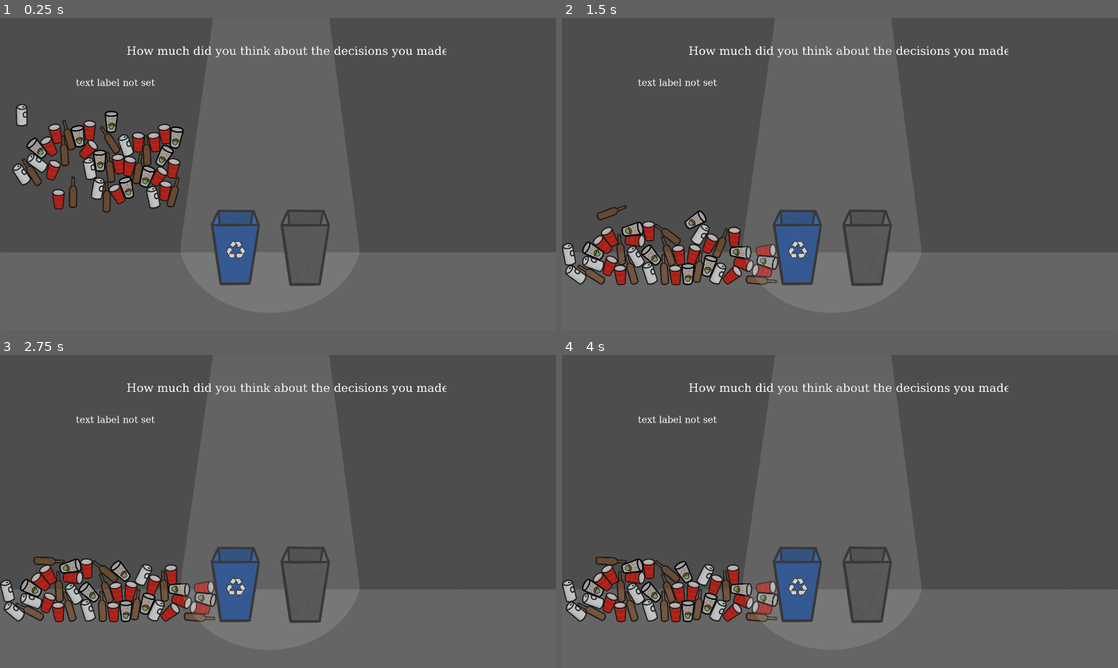
Above: before the commit, frames 1-4 (two rows, left to right).
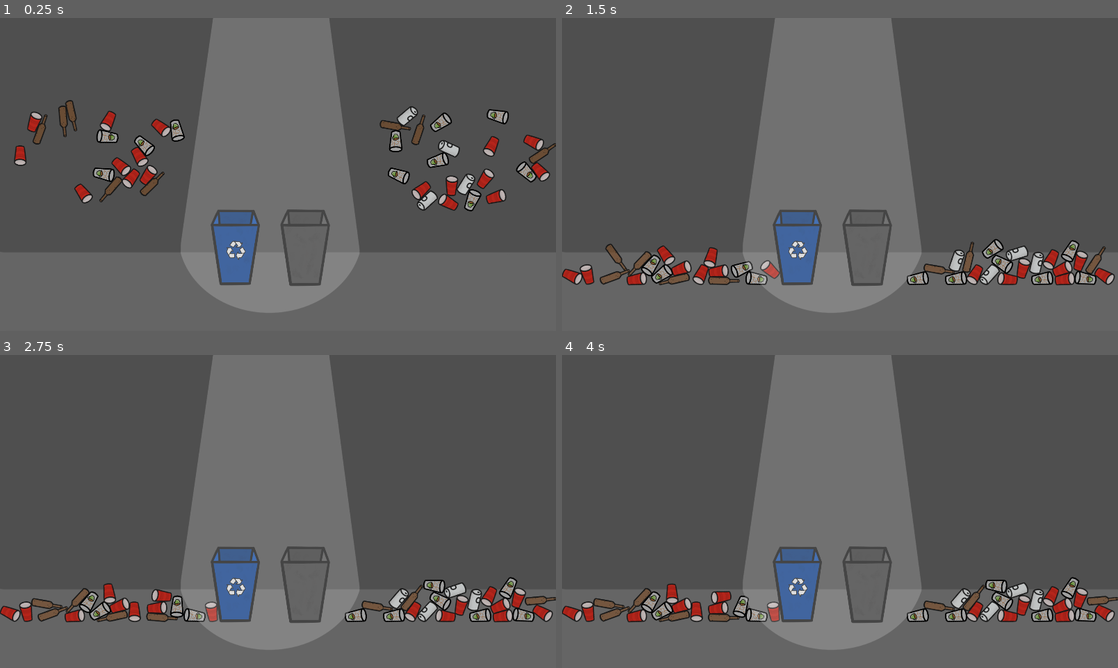
Above: after the commit, the same moments.

Repository: benzhenwen/Garbage.
Game: Godot game, scene res://scenes/main.tscn
The game is run twice, just before and just after one commit, with the same random seed, the same clock (stepped at 60 frames per second) and the same inputs. Before the commit the project starts from res://main.tscn.
Inputs (mouse positions are in pixels of both pictures, inside the frame that each line leads up to):
- Up to frame 1 (0.25 s): no input
- Up to frame 2 (1.5 s): move the mouse to (628, 180) at 0.52 s; click (628, 180) at 0.67 s; move the mouse to (612, 190) at 1.27 s; click (612, 190) at 1.42 s
- Up to frame 3 (2.75 s): move the mouse to (183, 602) at 2.02 s; click (183, 602) at 2.17 s
- Up to frame 4 (4 s): move the mouse to (739, 589) at 2.77 s; click (739, 589) at 2.92 s; tap Enter at 3.5 s; move the mouse to (706, 574) at 3.52 s; click (706, 574) at 3.67 s

The runs differ from the first frame. In frame 1, 9.2% of the frame differs, in the area x 2-100%, y 8-63%; in frame 2, 8.8%; in frame 3, 8.8%; in frame 4, 8.8%.

Commit message:
first draft done pretty much

Diff:
--- a/end_card.tscn
+++ /dev/null
@@ -1,35 +0,0 @@
-[gd_scene load_steps=3 format=3 uid="uid://buqlddwomm3v"]
-
-[ext_resource type="SystemFont" uid="uid://r6tif6e33pks" path="res://system_font.tres" id="1_175tn"]
-[ext_resource type="Script" path="res://scripts/end_card_manager.gd" id="1_pqf5e"]
-
-[node name="End Card" type="Node2D"]
-script = ExtResource("1_pqf5e")
-
-[node name="Top Text" type="RichTextLabel" parent="."]
-offset_left = 437.0
-offset_top = 95.0
-offset_right = 1542.0
-offset_bottom = 247.0
-theme_override_fonts/normal_font = ExtResource("1_175tn")
-theme_override_font_sizes/normal_font_size = 40
-text = "How much did you think about the decisions you made?"
-scroll_active = false
-autowrap_mode = 0
-deselect_on_focus_loss_enabled = false
-drag_and_drop_selection_enabled = false
-
-[node name="label_body_text" type="RichTextLabel" parent="."]
-unique_name_in_owner = true
-offset_left = 262.0
-offset_top = 208.0
-offset_right = 1764.0
-offset_bottom = 1074.0
-mouse_filter = 1
-theme_override_fonts/normal_font = ExtResource("1_175tn")
-theme_override_font_sizes/normal_font_size = 32
-text = "text label not set"
-scroll_active = false
-autowrap_mode = 0
-deselect_on_focus_loss_enabled = false
-drag_and_drop_selection_enabled = false
--- a/main.tscn
+++ /dev/null
@@ -1,59 +0,0 @@
-[gd_scene load_steps=8 format=3 uid="uid://df6mc4p7gt2yp"]
-
-[ext_resource type="Script" path="res://scripts/main.gd" id="1_1lta3"]
-[ext_resource type="Texture2D" uid="uid://ua1cpbir62w2" path="res://garbage_assets/IMG_0270.PNG" id="2_1agx3"]
-[ext_resource type="Texture2D" uid="uid://b1adfbfg2hcho" path="res://garbage_assets/IMG_0271.PNG" id="4_sduy4"]
-[ext_resource type="PackedScene" uid="uid://buqlddwomm3v" path="res://end_card.tscn" id="6_x0v68"]
-[ext_resource type="PackedScene" uid="uid://dyub1acwr27q7" path="res://garbage_objects/recycling_bin.tscn" id="8_klyyf"]
-[ext_resource type="PackedScene" uid="uid://bm8llavxslebb" path="res://garbage_objects/garbage_bin.tscn" id="9_l0aui"]
-
-[sub_resource type="WorldBoundaryShape2D" id="WorldBoundaryShape2D_n7pym"]
-
-[node name="Node2D" type="Node2D"]
-script = ExtResource("1_1lta3")
-
-[node name="s_floor" type="StaticBody2D" parent="."]
-position = Vector2(598, 920)
-
-[node name="floor" type="CollisionShape2D" parent="s_floor"]
-shape = SubResource("WorldBoundaryShape2D_n7pym")
-
-[node name="s_wall_l" type="StaticBody2D" parent="."]
-position = Vector2(0, 587)
-rotation = 1.5708
-
-[node name="floor" type="CollisionShape2D" parent="s_wall_l"]
-shape = SubResource("WorldBoundaryShape2D_n7pym")
-
-[node name="s_wall_r" type="StaticBody2D" parent="."]
-position = Vector2(1920, 612)
-
-[node name="floor" type="CollisionShape2D" parent="s_wall_r"]
-rotation = -1.5708
-shape = SubResource("WorldBoundaryShape2D_n7pym")
-
-[node name="s_ceil" type="StaticBody2D" parent="."]
-
-[node name="floor" type="CollisionShape2D" parent="s_ceil"]
-rotation = 3.14159
-shape = SubResource("WorldBoundaryShape2D_n7pym")
-
-[node name="floor_image" type="Sprite2D" parent="."]
-z_index = -3
-position = Vector2(960, 540)
-texture = ExtResource("2_1agx3")
-
-[node name="recycling bin" parent="." instance=ExtResource("8_klyyf")]
-position = Vector2(814, 817)
-
-[node name="trash bin" parent="." instance=ExtResource("9_l0aui")]
-position = Vector2(1056, 819)
-
-[node name="light" type="Sprite2D" parent="."]
-modulate = Color(0.760784, 0.760784, 0.760784, 1)
-z_index = 2
-position = Vector2(960, 540)
-texture = ExtResource("4_sduy4")
-
-[node name="End Card" parent="." instance=ExtResource("6_x0v68")]
-unique_name_in_owner = true
--- a/project.godot
+++ b/project.godot
@@ -11,7 +11,7 @@
 [application]
 
 config/name="garbage"
-run/main_scene="res://main.tscn"
+run/main_scene="res://scenes/main.tscn"
 config/features=PackedStringArray("4.3", "Forward Plus")
 config/icon="res://icon.svg"
 
--- /dev/null
+++ b/scenes/ending_physics_scene.tscn
@@ -0,0 +1,77 @@
+[gd_scene load_steps=6 format=3 uid="uid://ox63k4pnmafs"]
+
+[ext_resource type="PackedScene" uid="uid://cikbib3j3mbx7" path="res://garbage_objects/can.tscn" id="1_j2ukx"]
+[ext_resource type="PackedScene" uid="uid://bda4fsx1ppasx" path="res://garbage_objects/solo_cup.tscn" id="2_8j6xx"]
+[ext_resource type="PackedScene" uid="uid://difji667lqp3e" path="res://garbage_objects/bottle.tscn" id="3_61ljq"]
+[ext_resource type="PackedScene" uid="uid://ddy4kpob1fedt" path="res://garbage_objects/paper_cup.tscn" id="4_wx8hb"]
+
+[sub_resource type="RectangleShape2D" id="RectangleShape2D_w5rhf"]
+size = Vector2(84, 20)
+
+[node name="Ending Physics Scene" type="Node2D"]
+
+[node name="Can" parent="." instance=ExtResource("1_j2ukx")]
+position = Vector2(233, 278)
+
+[node name="Solo Cups" parent="." instance=ExtResource("2_8j6xx")]
+position = Vector2(233, 425)
+
+[node name="bottle" parent="." instance=ExtResource("3_61ljq")]
+position = Vector2(235, 595)
+
+[node name="paper_cup" parent="." instance=ExtResource("4_wx8hb")]
+position = Vector2(235, 749)
+
+[node name="StaticBody2D" type="StaticBody2D" parent="."]
+
+[node name="CollisionShape2D4" type="CollisionShape2D" parent="StaticBody2D"]
+position = Vector2(233, 797)
+shape = SubResource("RectangleShape2D_w5rhf")
+
+[node name="ColorRect" type="ColorRect" parent="StaticBody2D/CollisionShape2D4"]
+offset_left = -42.0
+offset_top = -11.0
+offset_right = 42.0
+offset_bottom = 10.0
+mouse_filter = 1
+color = Color(0.18359, 0.18359, 0.18359, 1)
+metadata/_edit_use_anchors_ = true
+
+[node name="CollisionShape2D3" type="CollisionShape2D" parent="StaticBody2D"]
+position = Vector2(233, 655)
+shape = SubResource("RectangleShape2D_w5rhf")
+
+[node name="ColorRect" type="ColorRect" parent="StaticBody2D/CollisionShape2D3"]
+offset_left = -42.0
+offset_top = -11.0
+offset_right = 42.0
+offset_bottom = 10.0
+mouse_filter = 1
+color = Color(0.18359, 0.18359, 0.18359, 1)
+metadata/_edit_use_anchors_ = true
+
+[node name="CollisionShape2D" type="CollisionShape2D" parent="StaticBody2D"]
+position = Vector2(233, 329)
+shape = SubResource("RectangleShape2D_w5rhf")
+
+[node name="ColorRect" type="ColorRect" parent="StaticBody2D/CollisionShape2D"]
+offset_left = -42.0
+offset_top = -11.0
+offset_right = 42.0
+offset_bottom = 10.0
+mouse_filter = 1
+color = Color(0.18359, 0.18359, 0.18359, 1)
+metadata/_edit_use_anchors_ = true
+
+[node name="CollisionShape2D2" type="CollisionShape2D" parent="StaticBody2D"]
+position = Vector2(233, 474)
+shape = SubResource("RectangleShape2D_w5rhf")
+
+[node name="ColorRect" type="ColorRect" parent="StaticBody2D/CollisionShape2D2"]
+offset_left = -42.0
+offset_top = -11.0
+offset_right = 42.0
+offset_bottom = 10.0
+mouse_filter = 1
+color = Color(0.18359, 0.18359, 0.18359, 1)
+metadata/_edit_use_anchors_ = true
--- /dev/null
+++ b/scenes/main.tscn
@@ -0,0 +1,176 @@
+[gd_scene load_steps=12 format=3 uid="uid://df6mc4p7gt2yp"]
+
+[ext_resource type="Script" path="res://scripts/main.gd" id="1_1lta3"]
+[ext_resource type="Texture2D" uid="uid://ua1cpbir62w2" path="res://garbage_assets/IMG_0270.PNG" id="2_1agx3"]
+[ext_resource type="Texture2D" uid="uid://b1adfbfg2hcho" path="res://garbage_assets/IMG_0271.PNG" id="4_sduy4"]
+[ext_resource type="SystemFont" uid="uid://r6tif6e33pks" path="res://system_font.tres" id="6_u8x5m"]
+[ext_resource type="Script" path="res://scripts/end_label.gd" id="7_3456h"]
+[ext_resource type="PackedScene" uid="uid://dyub1acwr27q7" path="res://garbage_objects/recycling_bin.tscn" id="8_klyyf"]
+[ext_resource type="PackedScene" uid="uid://bm8llavxslebb" path="res://garbage_objects/garbage_bin.tscn" id="9_l0aui"]
+
+[sub_resource type="WorldBoundaryShape2D" id="WorldBoundaryShape2D_n7pym"]
+
+[sub_resource type="Animation" id="Animation_av7i7"]
+length = 0.001
+
+[sub_resource type="Animation" id="Animation_fwjgt"]
+resource_name = "end_card_transition"
+length = 4.0
+step = 1.0
+tracks/0/type = "value"
+tracks/0/imported = false
+tracks/0/enabled = true
+tracks/0/path = NodePath("background:color")
+tracks/0/interp = 1
+tracks/0/loop_wrap = true
+tracks/0/keys = {
+"times": PackedFloat32Array(0, 2),
+"transitions": PackedFloat32Array(1, 1),
+"update": 0,
+"values": [Color(0.309804, 0.309804, 0.309804, 1), Color(0.118581, 0.118581, 0.118581, 1)]
+}
+tracks/1/type = "value"
+tracks/1/imported = false
+tracks/1/enabled = true
+tracks/1/path = NodePath("floor_image:modulate")
+tracks/1/interp = 1
+tracks/1/loop_wrap = true
+tracks/1/keys = {
+"times": PackedFloat32Array(0, 2),
+"transitions": PackedFloat32Array(1, 1),
+"update": 0,
+"values": [Color(1, 1, 1, 1), Color(1, 1, 1, 0)]
+}
+tracks/2/type = "value"
+tracks/2/imported = false
+tracks/2/enabled = true
+tracks/2/path = NodePath("recycling bin:modulate")
+tracks/2/interp = 1
+tracks/2/loop_wrap = true
+tracks/2/keys = {
+"times": PackedFloat32Array(0, 2),
+"transitions": PackedFloat32Array(1, 1),
+"update": 0,
+"values": [Color(1, 1, 1, 1), Color(1, 1, 1, 0)]
+}
+tracks/3/type = "value"
+tracks/3/imported = false
+tracks/3/enabled = true
+tracks/3/path = NodePath("trash bin:modulate")
+tracks/3/interp = 1
+tracks/3/loop_wrap = true
+tracks/3/keys = {
+"times": PackedFloat32Array(0, 2),
+"transitions": PackedFloat32Array(1, 1),
+"update": 0,
+"values": [Color(1, 1, 1, 1), Color(1, 1, 1, 0)]
+}
+tracks/4/type = "value"
+tracks/4/imported = false
+tracks/4/enabled = true
+tracks/4/path = NodePath("light:modulate")
+tracks/4/interp = 1
+tracks/4/loop_wrap = true
+tracks/4/keys = {
+"times": PackedFloat32Array(0, 2),
+"transitions": PackedFloat32Array(1, 1),
+"update": 0,
+"values": [Color(1, 1, 1, 1), Color(1, 1, 1, 0)]
+}
+tracks/5/type = "value"
+tracks/5/imported = false
+tracks/5/enabled = true
+tracks/5/path = NodePath("end label_container:modulate")
+tracks/5/interp = 1
+tracks/5/loop_wrap = true
+tracks/5/keys = {
+"times": PackedFloat32Array(2, 4),
+"transitions": PackedFloat32Array(1, 1),
+"update": 0,
+"values": [Color(1, 1, 1, 0), Color(1, 1, 1, 1)]
+}
+
+[sub_resource type="AnimationLibrary" id="AnimationLibrary_wvfck"]
+_data = {
+"RESET": SubResource("Animation_av7i7"),
+"end_card_transition": SubResource("Animation_fwjgt")
+}
+
+[node name="root" type="Node2D"]
+script = ExtResource("1_1lta3")
+
+[node name="s_floor" type="StaticBody2D" parent="."]
+position = Vector2(598, 920)
+
+[node name="floor" type="CollisionShape2D" parent="s_floor"]
+shape = SubResource("WorldBoundaryShape2D_n7pym")
+
+[node name="s_wall_l" type="StaticBody2D" parent="."]
+position = Vector2(0, 587)
+rotation = 1.5708
+
+[node name="floor" type="CollisionShape2D" parent="s_wall_l"]
+shape = SubResource("WorldBoundaryShape2D_n7pym")
+
+[node name="s_wall_r" type="StaticBody2D" parent="."]
+position = Vector2(1920, 612)
+
+[node name="floor" type="CollisionShape2D" parent="s_wall_r"]
+rotation = -1.5708
+shape = SubResource("WorldBoundaryShape2D_n7pym")
+
+[node name="s_ceil" type="StaticBody2D" parent="."]
+
+[node name="floor" type="CollisionShape2D" parent="s_ceil"]
+rotation = 3.14159
+shape = SubResource("WorldBoundaryShape2D_n7pym")
+
+[node name="floor_image" type="Sprite2D" parent="."]
+z_index = -3
+position = Vector2(960, 540)
+texture = ExtResource("2_1agx3")
+
+[node name="recycling bin" parent="." instance=ExtResource("8_klyyf")]
+unique_name_in_owner = true
+position = Vector2(814, 817)
+
+[node name="trash bin" parent="." instance=ExtResource("9_l0aui")]
+unique_name_in_owner = true
+position = Vector2(1056, 819)
+
+[node name="light" type="Sprite2D" parent="."]
+z_index = 2
+position = Vector2(960, 540)
+texture = ExtResource("4_sduy4")
+
+[node name="background" type="ColorRect" parent="."]
+z_index = -4
+offset_right = 1920.0
+offset_bottom = 1080.0
+mouse_filter = 1
+color = Color(0.309804, 0.309804, 0.309804, 1)
+
+[node name="end label_container" type="Node2D" parent="."]
+modulate = Color(1, 1, 1, 0)
+
+[node name="end label" type="RichTextLabel" parent="end label_container"]
+unique_name_in_owner = true
+offset_left = 300.0
+offset_top = 94.0
+offset_right = 1840.0
+offset_bottom = 1075.0
+mouse_filter = 1
+theme_override_fonts/normal_font = ExtResource("6_u8x5m")
+theme_override_font_sizes/normal_font_size = 32
+bbcode_enabled = true
+text = "empty (if you see this it's bad)"
+script = ExtResource("7_3456h")
+
+[node name="End Animation" type="AnimationPlayer" parent="."]
+unique_name_in_owner = true
+libraries = {
+"": SubResource("AnimationLibrary_wvfck")
+}
+
+[connection signal="meta_clicked" from="end label_container/end label" to="end label_container/end label" method="_on_meta_clicked"]
+[connection signal="animation_finished" from="End Animation" to="." method="_on_end_animation_animation_finished"]
--- a/scripts/bin_disable.gd
+++ b/scripts/bin_disable.gd
@@ -6,9 +6,9 @@
 func _process(_delta):
 	pass
 
-func _on_garbage_sleep_area_body_entered(body: Node2D) -> void:
+func _on_garbage_sleep_area_body_entered(body: Node2D):
 	if (body.is_in_group("trash")):
 		body.process_mode = 4;
 		body.hide();
 
-	get_node("%End Card").increment_item(name, body.trash_name);
+	%"end label".increment_item(name, body.trash_name);
--- a/scripts/end_card_manager.gd
+++ /dev/null
@@ -1,55 +0,0 @@
-extends Node2D
-
-var item_map = {
-	"recycling bin": {
-		"can": 0,
-		"solo_cup": 0,
-		"glass_bottle": 0,
-		"paper_cup": 0
-	},
-	"trash bin": {
-		"can": 0,
-		"solo_cup": 0,
-		"glass_bottle": 0,
-		"paper_cup": 0
-	}
-}
-
-# Called when the node enters the scene tree for the first time.
-func _ready() -> void:
-	pass # Replace with function body.
-
-# Called every frame. 'delta' is the elapsed time since the previous frame.
-func _process(_delta: float) -> void:
-	pass
-
-func increment_item(from: String, item: String):
-	item_map[from][item] += 1;
-	print(from + " -> " + item + ": " + str(item_map[from][item]));
-	if (get_parent().decrement_trash_count()):
-		_trigger_end_sequence();
-
-func _trigger_end_sequence():
-	print("end");
-
-	# map of what items had what decisions made
-	var had_recycled = {
-		"can": item_map["recycling bin"]["can"] > item_map["trash bin"]["can"],
-		"solo_cup": item_map["recycling bin"]["solo_cup"] > item_map["trash bin"]["solo_cup"],
-		"glass_bottle": item_map["recycling bin"]["glass_bottle"] > item_map["trash bin"]["glass_bottle"],
-		"paper_cup": item_map["recycling bin"]["paper_cup"] > item_map["trash bin"]["paper_cup"],
-	}
-
-	get_node("%label_body_text").text = "" \
-		+ "You decided to " + ("recycle" if had_recycled["can"] else "trash") + " aluminum cans.\n" \
-		+ "Aluminum cans should be recycled, but make sure to empty them first.\n" \
-		+ "If liquid is left inside the can it will not be recycled.\n" \
-		+ "\n" \
-		+ "You decided to " + ("recycle" if had_recycled["solo_cup"] else "trash") + " red solo cups.\n" \
-		+ "These cups are #6 plastic, and " + ("usually can't" if had_recycled["solo_cup"] else "sometimes can") + " be recycled.\n" \
-		+ "Check with your local recycling plant to see if you can.\n" \
-		+ "\n" \
-		+ "You decided to " + ("recycle" if had_recycled["glass_bottle"] else "trash") + " glass bottles.\n" \
-		+ "\n" \
-		+ "You decided to " + ("recycle" if had_recycled["paper_cup"] else "trash") + " paper coffee cups.\n" \
-		;
--- /dev/null
+++ b/scripts/end_label.gd
@@ -0,0 +1,77 @@
+extends RichTextLabel
+
+func _ready():
+	pass;
+
+func _process(_delta):
+	pass;
+
+var item_map = {
+	"recycling bin": {
+		"can": 0,
+		"solo_cup": 0,
+		"glass_bottle": 0,
+		"coffee_cup": 0
+	},
+	"trash bin": {
+		"can": 0,
+		"solo_cup": 0,
+		"glass_bottle": 0,
+		"coffee_cup": 0
+	}
+}
+
+func increment_item(from: String, item: String):
+	item_map[from][item] += 1;
+	print(from + " -> " + item + ": " + str(item_map[from][item]));
+	if (get_parent().get_parent().decrement_trash_count()):
+		trigger_end_scene();
+
+func trigger_end_scene():
+	get_parent().call_deferred("add_child", load("res://scenes/ending_physics_scene.tscn").instantiate());
+
+	print("end");
+
+	# map of what items had what decisions made
+	var had_recycled = {
+		"can": item_map["recycling bin"]["can"] > item_map["trash bin"]["can"],
+		"solo_cup": item_map["recycling bin"]["solo_cup"] > item_map["trash bin"]["solo_cup"],
+		"glass_bottle": item_map["recycling bin"]["glass_bottle"] > item_map["trash bin"]["glass_bottle"],
+		"coffee_cup": item_map["recycling bin"]["coffee_cup"] > item_map["trash bin"]["coffee_cup"],
+	}
+
+	text =  "			How much did you think about the decisions you made?\n" \
+		+ "\n" \
+		+ "\n" \
+		+ "\n" \
+		+ "You decided to " + ("recycle" if had_recycled["can"] else "trash") + " aluminum cans.\n" \
+		+ "Aluminum cans should be recycled, but make sure to empty them first, and don't crush them.\n" \
+		+ "If liquid is left inside or the can is crushed it might not be recycled.\n" \
+		+ "\n" \
+		+ "You decided to " + ("recycle" if had_recycled["solo_cup"] else "trash") + " red solo cups.\n" \
+		+ "These cups are #6 plastic, and " + ("usually can't" if had_recycled["solo_cup"] else "sometimes can") + " be recycled.\n" \
+		+ "Check with your local recycling plant to see if you can.\n" \
+		+ "\n" \
+		+ "You decided to " + ("recycle" if had_recycled["glass_bottle"] else "trash") + " glass bottles.\n" \
+		+ "Glass should be recycled, and sometimes has a dedicated dropoff location.\n" \
+		+ "In some cases, improperly sorting glass can cause slag to form in plants.\n" \
+		+ "Check with your local recycling plant :)\n" \
+		+ "\n" \
+		+ "You decided to " + ("recycle" if had_recycled["coffee_cup"] else "trash") + " coffee cups.\n" \
+		+ "Especially from coffee shops, these cups " + ("are trash" if had_recycled["solo_cup"] else "should be trashed") + ", despite being made of paper.\n" \
+		+ "This is because they are commonly lined with non-recyclable plastic.\n" \
+		+ "\n" \
+		+ "\n" \
+		+ "\n" \
+		+ "\n" \
+		+ "More Info:\n" \
+		+ "[url=https://keepmassbeautiful.org/news-events/the-kmb-blog/overview.html/article/2021/01/30/aluminum-cans-are-champions-of-the-environment-are-you-recycling-them-properly-][color=sky_blue]Aluminum Cans[/color][/url], \
+[url=https://racetozerowaste.org/ditch6-say-goodbye-to-6-plastics/][color=sky_blue]Solo Cups[/color][/url], \
+[url=https://www.tricorbraun.com/blog/glass-recycling-what-you-need-to-know.html][color=sky_blue]Glass[/color][/url], \
+[url=https://foodprint.org/blog/environmental-impact-coffee-cup/][color=sky_blue]Coffee Cups[/color][/url]" \
+		;
+
+
+
+func _on_meta_clicked(meta):
+	OS.shell_open(str(meta));
--- a/scripts/main.gd
+++ b/scripts/main.gd
@@ -11,22 +11,67 @@
 	"can",
 	"solo_cup",
 	"glass_bottle",
-	"paper_cup"
+	"coffee_cup"
 ]
 
 var trash_count = 40;
 func decrement_trash_count() -> bool:
 	trash_count -= 1;
-	return trash_count == 0;
+
+	if (trash_count == 0):
+		%"End Animation".play("end_card_transition");
+
+		return true;
+	return false;
+
+func _on_end_animation_animation_finished(_anim_name):
+	remove_child(%"recycling bin");
+	remove_child(%"trash bin");
 
 func _ready():
 	for i in range(trash_count):
 		var index = randi_range(0, len(garbage_objects)-1);
 		var scene = garbage_objects[index].instantiate();
-		scene.global_transform.origin = Vector2(randf_range(30, 600), randf_range(300, 600));
+
+		var tx = randf_range(30, 600);
+		if (randi_range(0, 1)):
+			tx = 1920 - tx;
+
+		scene.global_transform = Transform2D(randf_range(0, PI*2), Vector2(tx, randf_range(300, 600)));
 		scene.trash_name = garbage_object_names[index];
+
 		add_child(scene);
 
-# Called every frame. 'delta' is the elapsed time since the previous frame.
+# ONLY ONE OF EACH ITEM VARIANT
+#func _ready():
+	#trash_count = 4;
+	#for i in range(trash_count):
+		#var index = i;
+		#var scene = garbage_objects[index].instantiate();
+		#
+		#var tx = randf_range(30, 600);
+		#if (randi_range(0, 1)):
+			#tx = 1920 - tx;
+		#
+		#scene.global_transform = Transform2D(randf_range(0, PI*2), Vector2(tx, randf_range(300, 600)));
+		#scene.trash_name = garbage_object_names[index];
+		#
+		#add_child(scene);
+
 func _process(_delta):
-	pass
+	pass;
+
+## FLOOD VARIANT
+#var time: int;
+#func _ready():
+	#trash_count = 0;
+	#var time = Time.get_ticks_msec();
+#
+#func _process(_delta):
+	#if (Time.get_ticks_msec() >= time):
+		#time += 100;
+		#var index = randi_range(0, len(garbage_objects)-1);
+		#var scene = garbage_objects[index].instantiate();
+		#scene.global_transform.origin = Vector2(randf_range(30, 1890), randf_range(100, 400));
+		#scene.trash_name = garbage_object_names[index];
+		#add_child(scene);
Not shown, added: scenes/end7A45.tmp
Not shown, added: scenes/end97B0.tmp
Not shown, added: scenes/endE434.tmp
